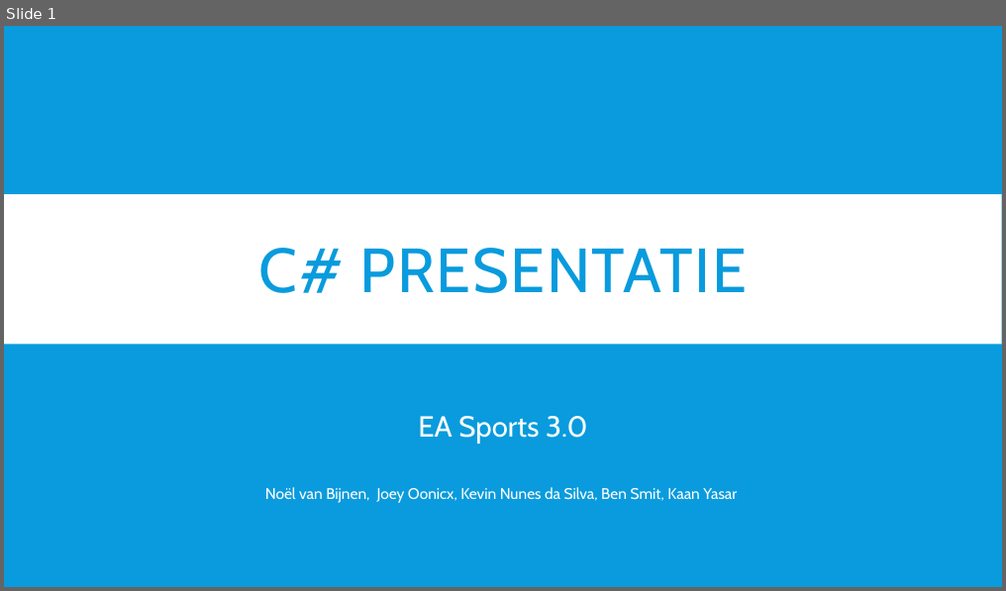
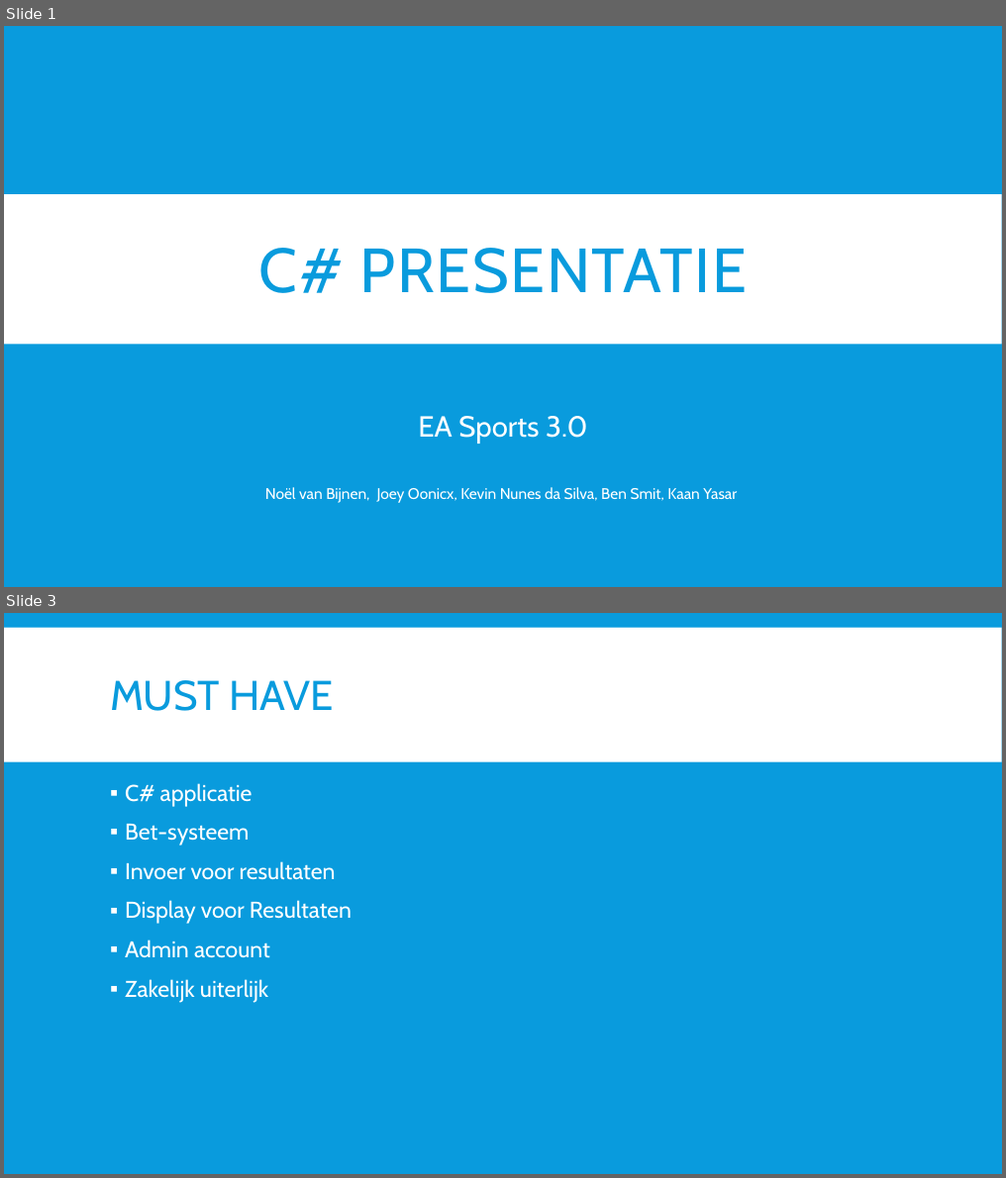
Before and after one commit to EA-Sports-3-0/project_fifa, a slide deck: Documents/presentaties/C#presentatie.pptx. Shown one above the other, each under a label of ours: slide 1 before the commit, slides 1 and 3 after it; the slides between them are not shown. The pictures are 1006x591 and 1006x1178 pixels, drawn with LibreOffice and Linux fonts; fonts in the diff are those of the drawing. Boxes give left, top, right and bottom in pixels: in the first picture for what was removed or moved away, otherwise in the second. Text is boxed around its words. In the diff, an @@ line names an element or a change of style, - is before the commit and + after.

```diff
--- a/Documents/presentaties/C#presentatie.pptx
+++ b/Documents/presentaties/C#presentatie.pptx
@@ slide 3 added at box(4, 613, 1002, 1174), background #099BDD @@
@@ rectangle added at box(4, 627, 1002, 761), fill #FFFFFF @@
@@ title added at box(110, 680, 333, 711), 40 pt, text #099BDD @@
+MUST HAVE
@@ text added at box(125, 783, 351, 1003), 22 pt, text #FFFFFF @@
+▪ C# applicatie
+▪ Bet-systeem
+▪ Invoer voor resultaten
+▪ Display voor Resultaten
+▪ Admin account
+▪ Zakelijk uiterlijk
```
Also in this commit, not shown: 4 other slides added, 1 slide removed, 2 other files.
